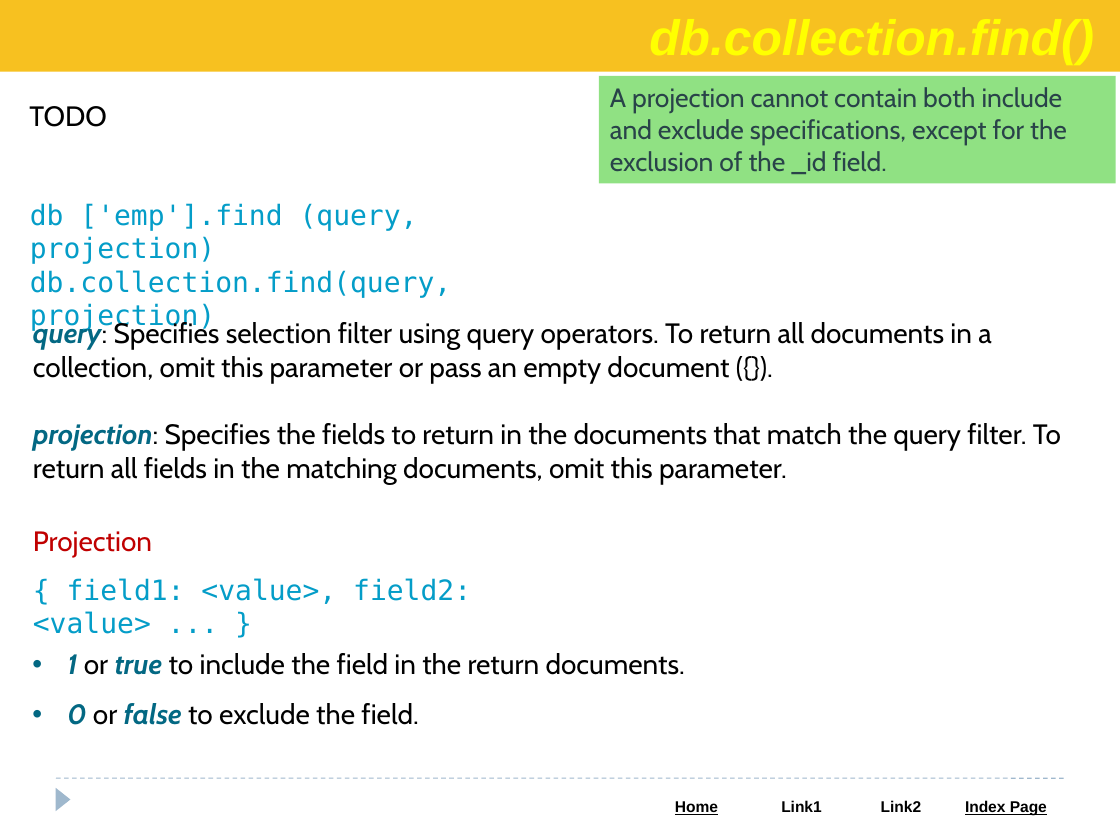
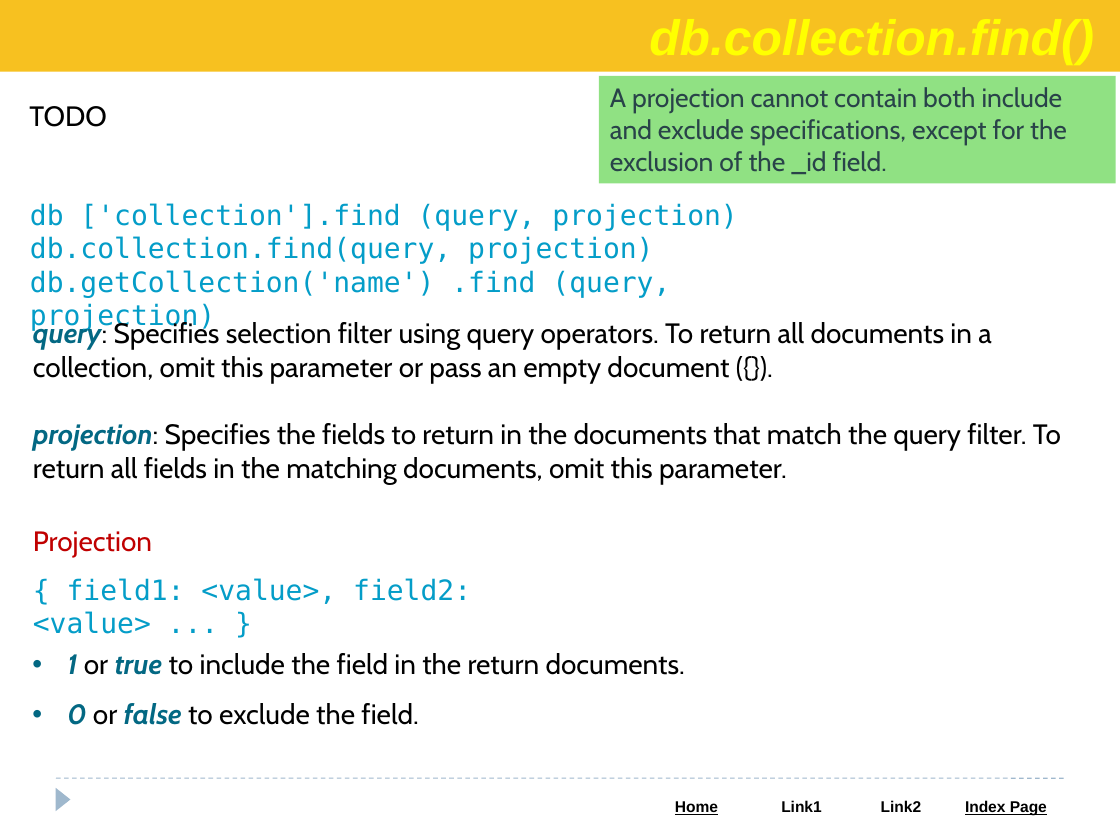
Before and after one commit to Saleel-Bagde/PPT-s, a slide deck: slide 25 of MongoDB.pptx (slide 23 before the commit). Drawn at 1120x840 pixels with LibreOffice and Linux fonts; fonts in the diff are those of the drawing. Boxes give left, top, right and bottom in pixels: in the first picture for what was removed or moved away, otherwise in the second. Text is boxed around its words. In the diff, an @@ line names an element or a change of style, - is before the commit and + after.

```diff
--- a/MongoDB.pptx
+++ b/MongoDB.pptx
@@ text at [30,203,737,231]: text changed @@
-db ['emp'].find (query, projection)
+db ['collection'].find (query, projection)
@@ text at [30,270,670,298]: paragraph added @@
+db.getCollection('name') .find (query, projection)
```
Also in this commit, not shown: 4 other slides changed, 2 slides added.
